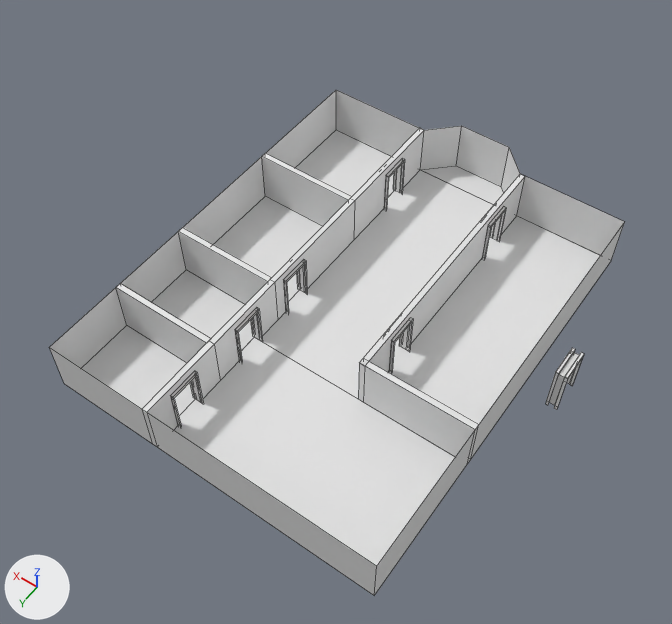
The Blender file uhhhh tristan is fat/Assets/orphanage.blend, before and after one commit.
The view is the same before and after, from a camera (50 mm lens) standing at (-10.8, 16.0, 24.0) and looking at (-0.3, 1.4, 1.1). The lights are fixed; the arrows at lower left show +X, +Y and +Z. Mesh edges are drawn as thin lines. Materials are left out; every surface is plain grey.
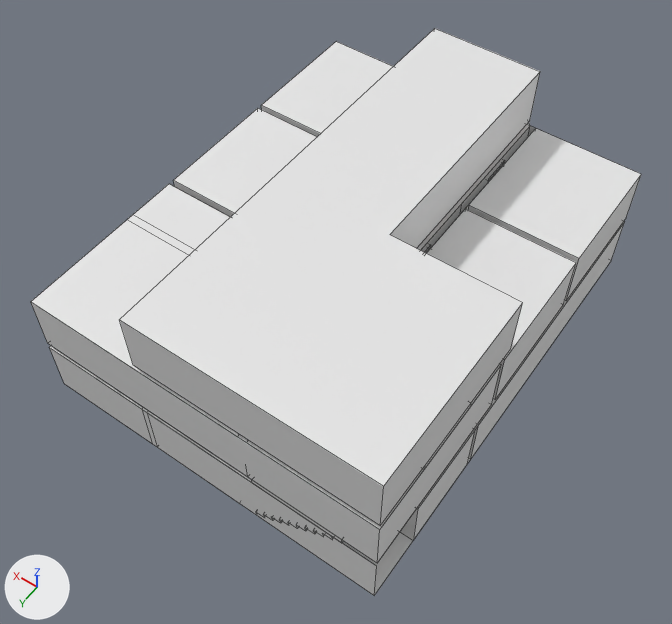
The change, as a list of edits to the scene's bpy script:
```text
Change me_cube:
    used by ob_cube; location = (0.0, -8.5, -1.0)
    remove me_cube.from_pydata(...)  # 297 vertices, 193 faces, 6 loose edges; spans x -7.3..6.0, y 0.0..16.0, z -0.1..2.0
    add me_cube.from_pydata(...)  # 878 vertices, 571 faces, 8 loose edges; spans x -6.0..6.0, y 0.0..16.0, z -0.1..6.4
    me_cube part 1: the loose piece of 32 vertices spanning x -7.3..-6.9, y 6.5..7.6, z -0.1..1.7 is deleted
    me_cube part 2: 3 vertices removed from x 2.2, y 5.6..12.9, z 0.0; 616 vertices added at x -6.0..6.0, y 0.0..16.0, z 0.0..6.4
```

Where the change shows, as pixel boxes (x1, y1, x2, y2) in the pictures (672 x 624 px):
'Cube', reshaped (6% wider, 12% taller): before (49, 90, 624, 595); after (31, 29, 641, 595)
part 1 of me_cube, deleted: before (545, 348, 584, 410)
part 2 of me_cube, built on: after (31, 29, 641, 577)
